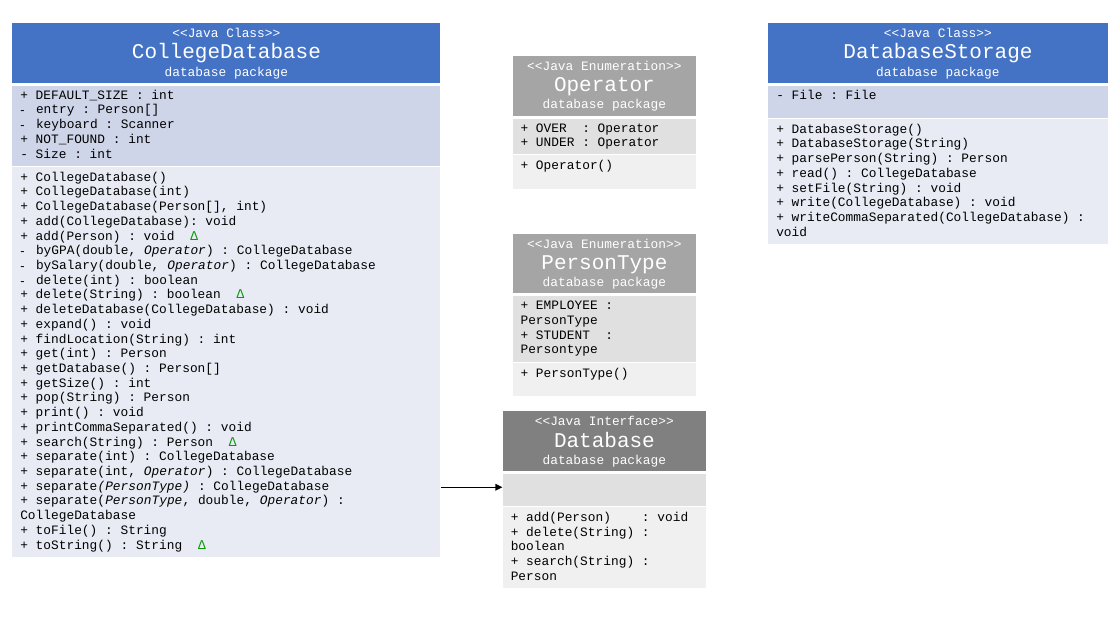
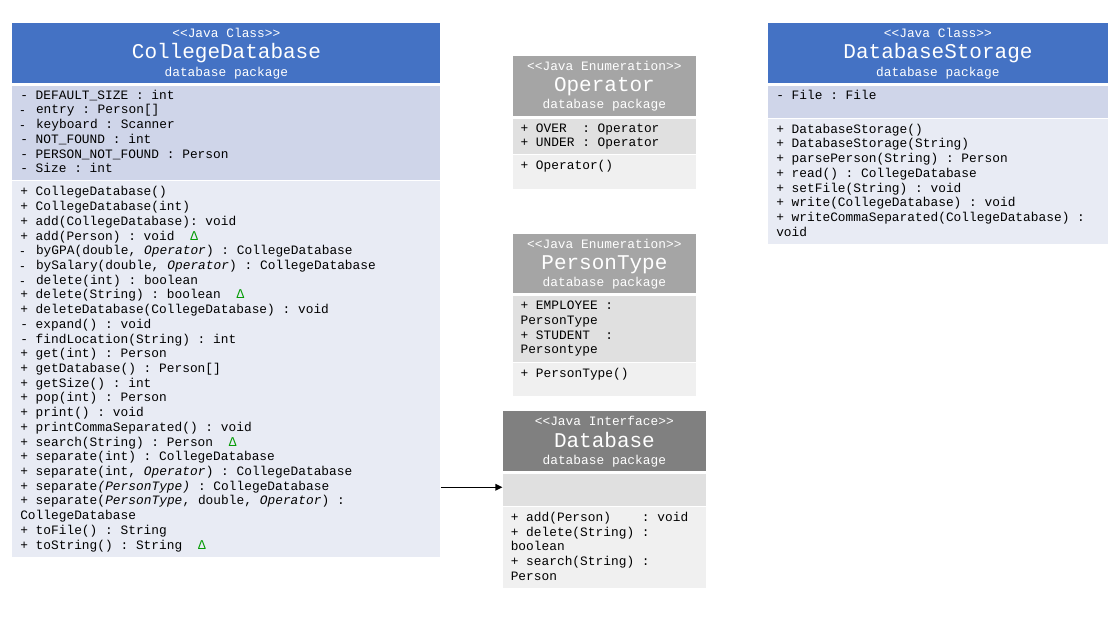
Before and after one commit to MayKeziah/CSC142_Workspace, a slide deck: slide 2 of FinalProject_UML.pptx. Drawn at 1120x630 pixels with LibreOffice and Linux fonts; fonts in the diff are those of the drawing. Boxes give left, top, right and bottom in pixels: in the first picture for what was removed or moved away, otherwise in the second. Text is boxed around its words. In the diff, an @@ line names an element or a change of style, - is before the commit and + after.

Commit message:
UML corrections, formatting fileLocations in DatabaseClient

```diff
--- a/FinalProject_UML.pptx
+++ b/FinalProject_UML.pptx
@@ table at [12, 23, 441, 566] @@
-row 2, column 1: + DEFAULT_SIZE : int / entry : Person[] / keyboard : Scanner / + NOT_FOUND : int / - Size : int
+row 2, column 1: - DEFAULT_SIZE : int / entry : Person[] / keyboard : Scanner / - NOT_FOUND : int / - PERSON_NOT_FOUND : Person / - Size : int
-row 3, column 1: + CollegeDatabase() / + CollegeDatabase(int) / + CollegeDatabase(Person[], int) / + add(CollegeDatabase): void / + add(Person) : void ∆ / byGPA(double, Operator) : CollegeDatabase / bySalary(double, Operator) : CollegeDatabase / delete(int) : boolean / + delete(String) : boolean ∆ / + deleteDatabase(CollegeDatabase) : void / + expand() : void / + findLocation(String) : int / + get(int) : Person / + getDatabase() : Person[] / + getSize() : int / + pop(String) : Person / + print() : void / + printCommaSeparated() : void / + search(String) : Person ∆ / + separate(int) : CollegeDatabase / + separate(int, Operator) : CollegeDatabase / + separate(PersonType) : CollegeDatabase / + separate(PersonType, double, Operator) : CollegeDatabase / + toFile() : String / + toString() : String ∆
+row 3, column 1: + CollegeDatabase() / + CollegeDatabase(int) / + add(CollegeDatabase): void / + add(Person) : void ∆ / byGPA(double, Operator) : CollegeDatabase / bySalary(double, Operator) : CollegeDatabase / delete(int) : boolean / + delete(String) : boolean ∆ / + deleteDatabase(CollegeDatabase) : void / - expand() : void / - findLocation(String) : int / + get(int) : Person / + getDatabase() : Person[] / + getSize() : int / + pop(int) : Person / + print() : void / + printCommaSeparated() : void / + search(String) : Person ∆ / + separate(int) : CollegeDatabase / + separate(int, Operator) : CollegeDatabase / + separate(PersonType) : CollegeDatabase / + separate(PersonType, double, Operator) : CollegeDatabase / + toFile() : String / + toString() : String ∆
```
Also in this commit, not shown: 6 other files.
